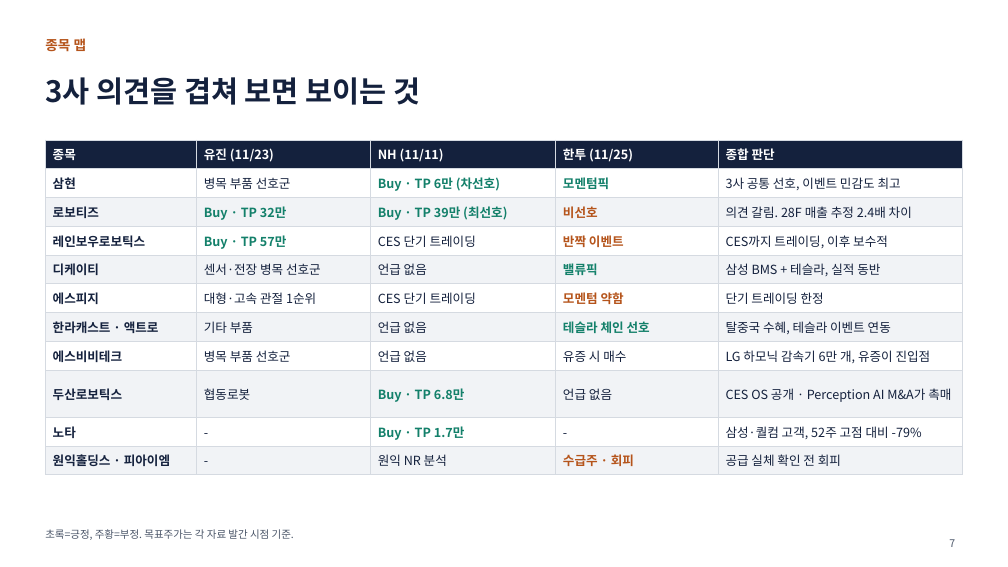
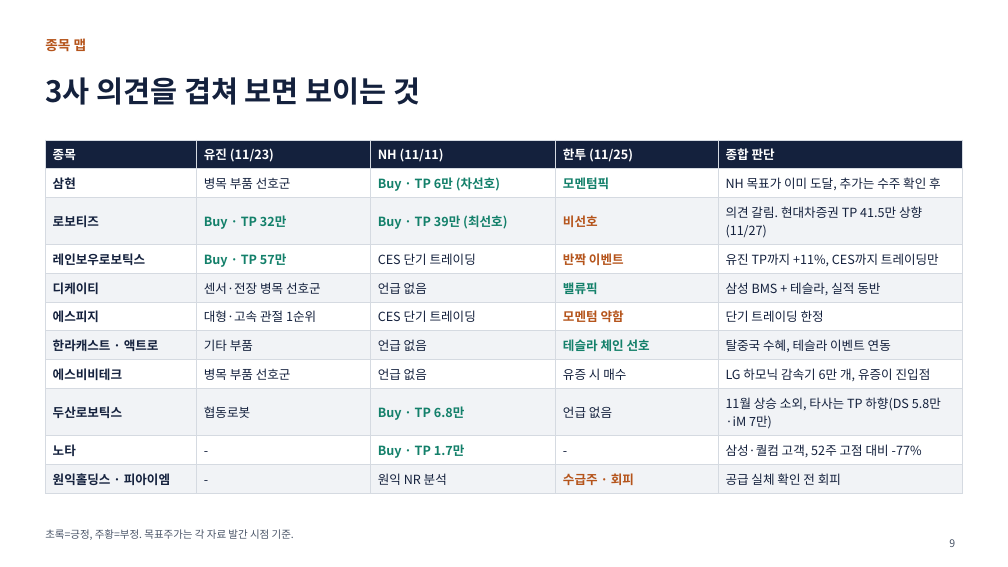
Before and after one commit to fred03094708-ctrl/-, a slide deck: slide 9 of 로봇_섹터_투자전략.pptx (slide 7 before the commit). Drawn at 1008x567 pixels with LibreOffice and Linux fonts; fonts in the diff are those of the drawing. Boxes give left, top, right and bottom in pixels: in the first picture for what was removed or moved away, otherwise in the second. Text is boxed around its words. In the diff, an @@ line names an element or a change of style, - is before the commit and + after.

```diff
--- a/로봇_섹터_투자전략.pptx
+++ b/로봇_섹터_투자전략.pptx
@@ table at (x1=45, y1=140, x2=963, y2=489) @@
-row 2, column 5: 3사 공통 선호, 이벤트 민감도 최고
+row 2, column 5: NH 목표가 이미 도달, 추가는 수주 확인 후
-row 3, column 5: 의견 갈림. 28F 매출 추정 2.4배 차이
+row 3, column 5: 의견 갈림. 현대차증권 TP 41.5만 상향(11/27)
-row 4, column 5: CES까지 트레이딩, 이후 보수적
+row 4, column 5: 유진 TP까지 +11%, CES까지 트레이딩만
-row 9, column 5: CES OS 공개 · Perception AI M&A가 촉매
+row 9, column 5: 11월 상승 소외, 타사는 TP 하향(DS 5.8만·iM 7만)
-row 10, column 5: 삼성·퀄컴 고객, 52주 고점 대비 -79%
+row 10, column 5: 삼성·퀄컴 고객, 52주 고점 대비 -77%
@@ page number at (x1=949, y1=539, x2=955, y2=547): text changed @@
-7
+9
```
Also in this commit, not shown: 10 other slides changed, 2 slides added.
